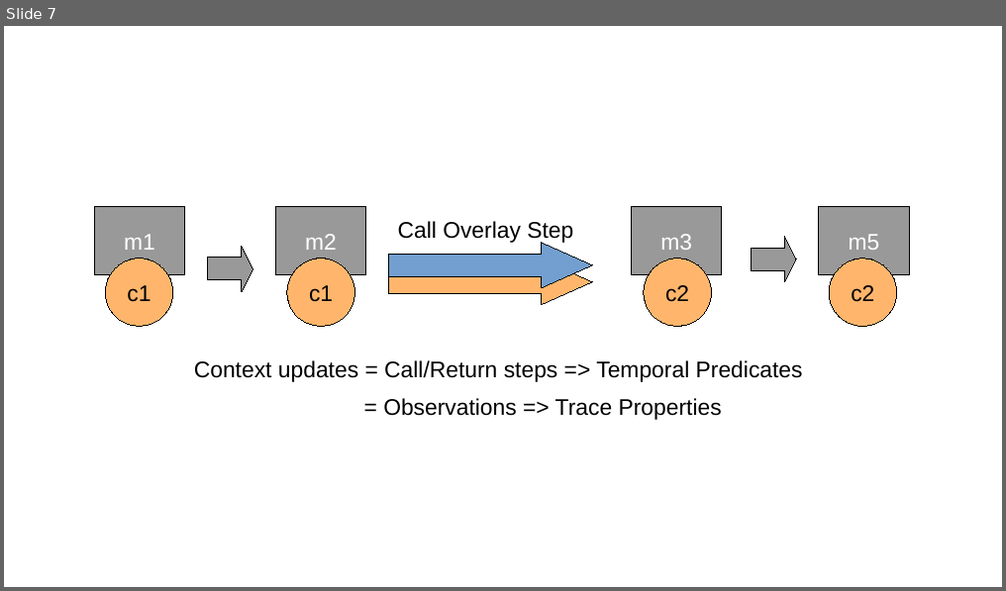
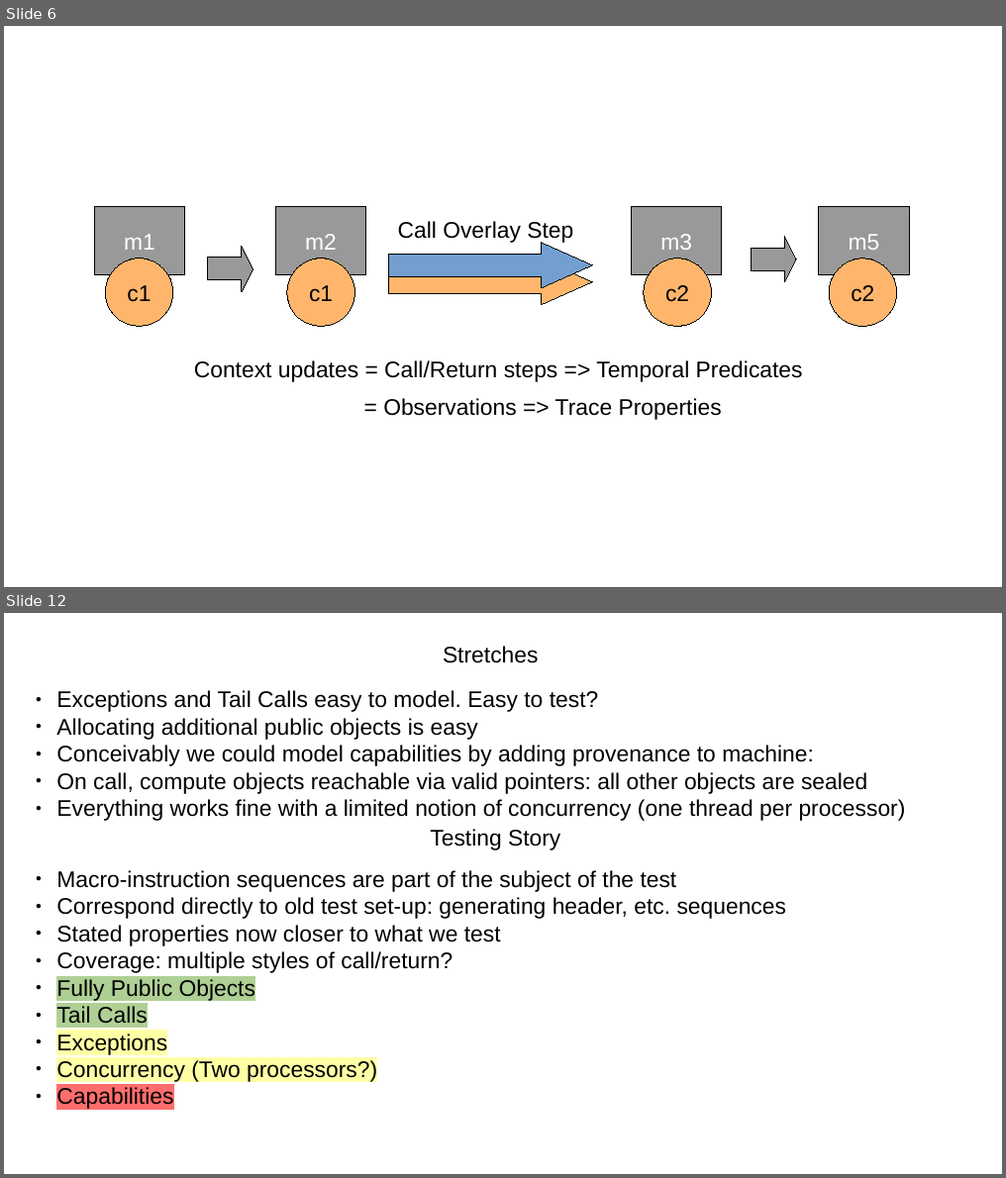
Before and after one commit to bcpierce00/interfering, a slide deck: submission5/StackPres.odp. Shown one above the other, each under a label of ours: slide 7 before the commit, slides 6 and 12 after it; the slides between them are not shown. The pictures are 1006x591 and 1006x1178 pixels, drawn with LibreOffice and Linux fonts; fonts in the diff are those of the drawing. Boxes give left, top, right and bottom in pixels: in the first picture for what was removed or moved away, otherwise in the second. Text is boxed around its words. In the diff, an @@ line names an element or a change of style, - is before the commit and + after.

```diff
--- a/submission5/StackPres.odp
+++ b/submission5/StackPres.odp
@@ slide 12 added at [4, 613, 1002, 1174], background #FFFFFF @@
@@ text added at [443, 646, 538, 663], 18 pt, text #000000 @@
+Stretches
@@ text added at [56, 690, 906, 821], 18 pt, text #000000 @@
+● Exceptions and Tail Calls easy to model. Easy to test?
+● Allocating additional public objects is easy
+● Conceivably we could model capabilities by adding provenance to machine:
+● On call, compute objects reachable via valid pointers: all other objects are sealed
+● Everything works fine with a limited notion of concurrency (one thread per processor)
@@ text added at [430, 829, 560, 851], 18 pt, text #000000 @@
+Testing Story
@@ text added at [56, 870, 786, 1109], 18 pt, text #000000 @@
+● Macro-instruction sequences are part of the subject of the test
+● Correspond directly to old test set-up: generating header, etc. sequences
+● Stated properties now closer to what we test
+● Coverage: multiple styles of call/return?
+● Fully Public Objects
+● Tail Calls
+● Exceptions
+● Concurrency (Two processors?)
+● Capabilities
@@ what was slide 7 is now slide 6 @@
```
Also in this commit, not shown: 2 slides changed, 7 other slides added, 5 slides removed, 1 other file.
